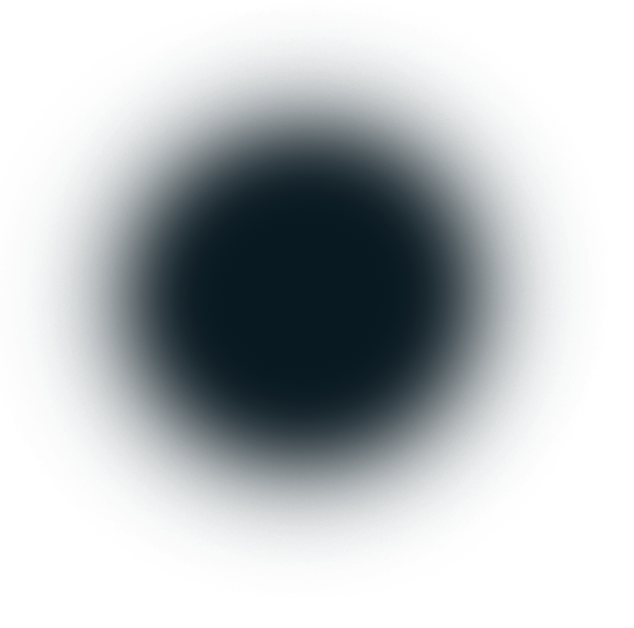
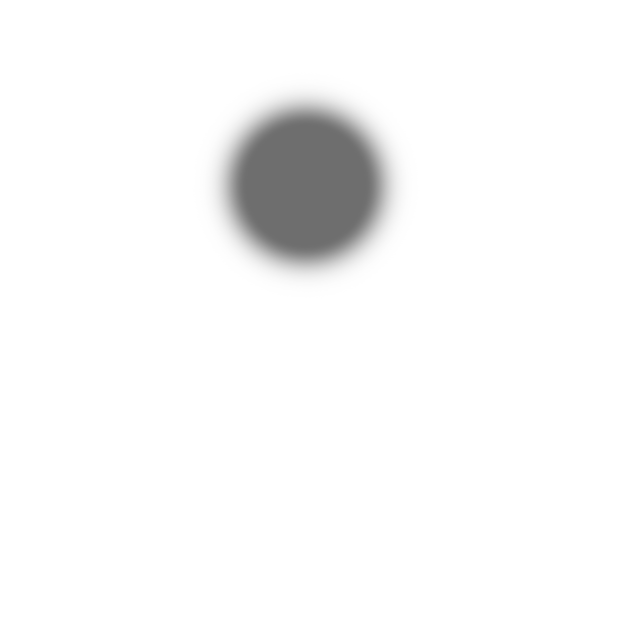
Layer changes from the first (634, 628) image to the second:
"Layer 2": opacity 100% → 57%, painted on it over [0, 3, 601, 590]
